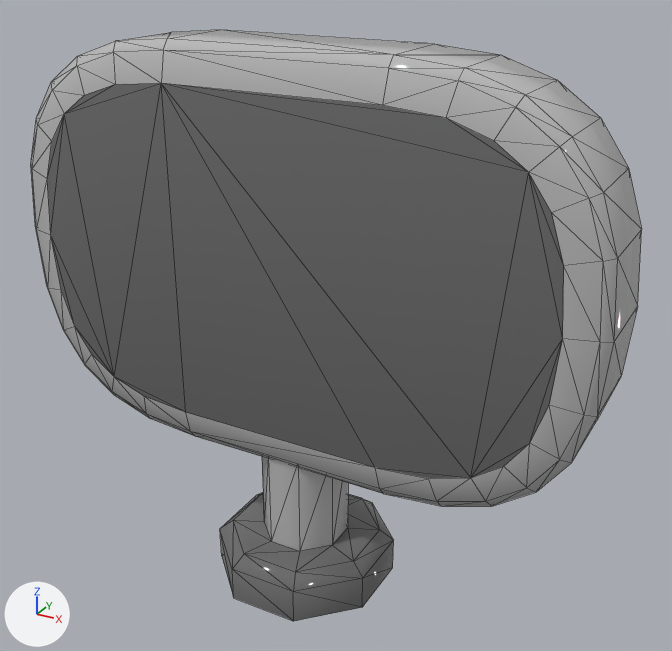
Two versions of the FBX model Assets/CrowdMatch/Models/Counter.fbx, one commit apart.
One viewpoint serves both versions: a 50 mm camera at (0.356, -0.591, 0.536) aimed at (0.022, 0.015, 0.233). The lights are fixed; the arrows at lower left show +X, +Y and +Z. The first picture is the older version. Mesh edges are drawn as thin lines. Where no turn or scale is listed for an object, it has been applied to the vertices.

Objects in the first picture: 'Counter'.
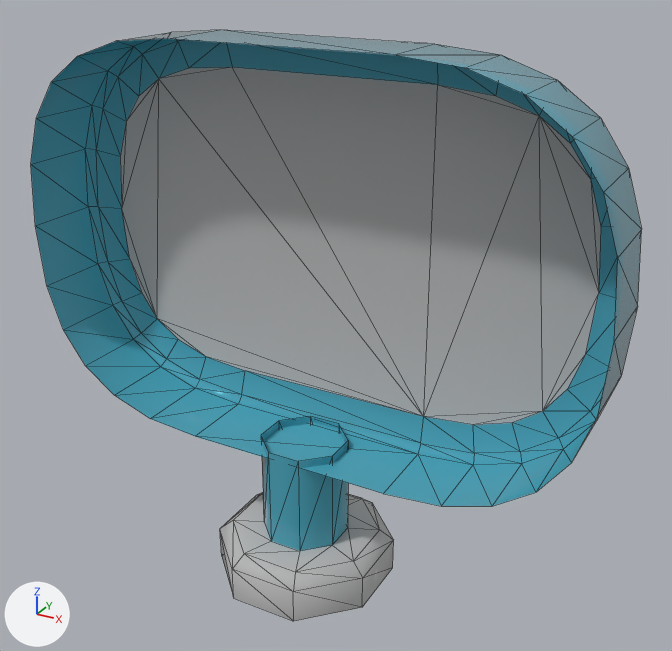
Location of each change, (x1, y1, x2, y2) in pixels of the pictures (672 x 651 px):
```json
{"object": "Counter", "change": "recoloured, reshaped", "before": [31, 30, 642, 621], "after": [31, 30, 642, 621]}
{"part": 1, "of": "me_mesh", "change": "deleted", "before": [31, 39, 618, 506]}
```

Scene script edits in JSON lines:
```json
{"op": "set", "path": "mat_12___default.base_color", "old": "(0.158, 0.158, 0.158)", "new": "(0.5, 0.5, 0.5)", "note": "grey #6f6f6f -> grey #bcbcbc"}
{"op": "set", "path": "mat_06___default.base_color", "old": "(0.5, 0.5, 0.5)", "new": "(0.0683, 0.379, 0.5)", "note": "grey #bcbcbc -> cyan #4aa6bc"}
{"block": "me_mesh", "where": "# used by ob_counter; location = (0.0, 0.0, 0.0)"}
{"op": "remove", "block": "me_mesh", "code": "me_mesh.from_pydata(...)  # 196 vertices, 372 faces; spans x -0.251..0.251, y -0.072..0.072, z 0.0..0.455"}
{"op": "add", "block": "me_mesh", "code": "me_mesh.from_pydata(...)  # 144 vertices, 244 faces; spans x -0.251..0.251, y -0.072..0.072, z 0.0..0.455"}
{"block": "me_mesh", "change": "me_mesh part 1"}
{"block": "me_mesh", "change": "52 vertices are removed from x -0.243..0.243, y -0.045..-0.039, z 0.13..0.448"}
{"block": "me_mesh", "change": "128 faces are deleted"}
```
